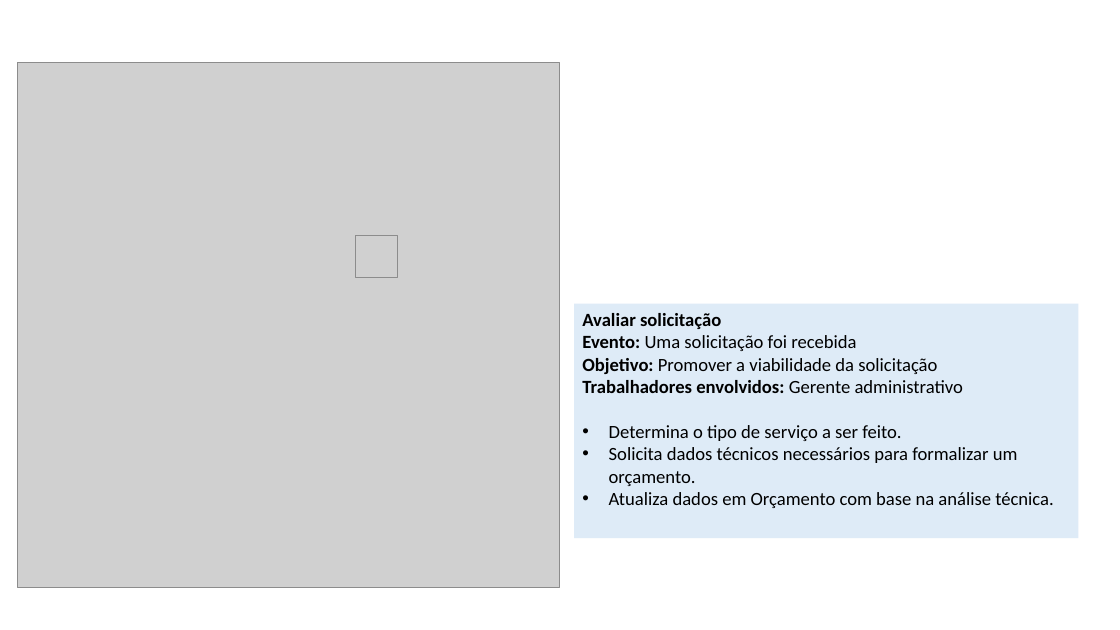
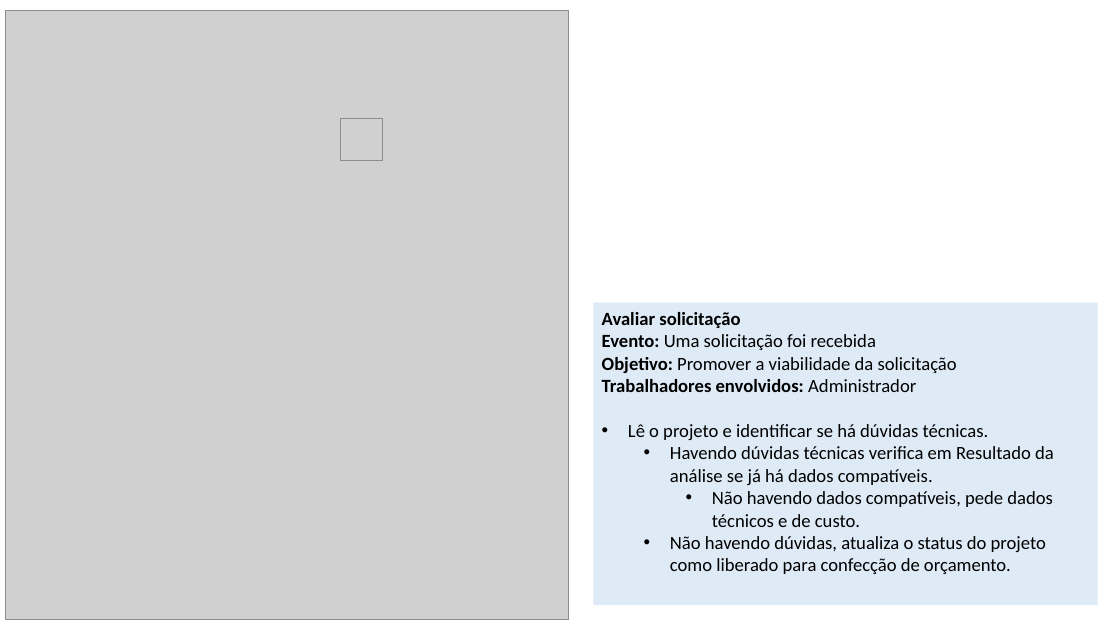
Before and after one commit to somosafsociety/Eng-Soft-EC2A, a slide deck: slide 3 of 18. Descrição dos Processos de Negócio.pptx. Drawn at 1120x630 pixels with LibreOffice and Linux fonts; fonts in the diff are those of the drawing; grey boxes stand for pictures. Boxes give left, top, right and bottom in pixels: in the first picture for what was removed or moved away, otherwise in the second. Text is boxed around its words. In the diff, an @@ line names an element or a change of style, - is before the commit and + after.

Commit message:
Revisões 16/05
Artefato 15 - Completo e revisado
Artefato 16 - Completo e revisado
Artefato 17 - Completo e revisado
Artefato 18 - Revisado até o processo (slide) 16
Artefato 19 - Precisa trocar as figuras de acordo com o artefato 16 (recomendo usar o ppt do 18 para pegar as figuras)

```diff
--- a/18. Descrição dos Processos de Negócio.pptx
+++ b/18. Descrição dos Processos de Negócio.pptx
@@ picture: place and size @@
-picture at <box>18,63,560,587</box>
+picture at <box>5,10,568,619</box>
@@ picture: place and size @@
-picture at <box>355,235,397,277</box>
+picture at <box>341,118,383,160</box>
@@ rectangle "Avaliar solicitação": place and size @@
-rectangle "Avaliar solicitação" at <box>575,303,1079,538</box>
+rectangle "Avaliar solicitação" at <box>593,302,1097,605</box>
@@ text in rectangle at <box>602,379,1054,574</box>: text changed @@
-Trabalhadores envolvidos: Gerente administrativo
-• Determina o tipo de serviço a ser feito.
-• Solicita dados técnicos necessários para formalizar um orçamento.
-• Atualiza dados em Orçamento com base na análise técnica.
+Trabalhadores envolvidos: Administrador
+• Lê o projeto e identificar se há dúvidas técnicas.
+  • Havendo dúvidas técnicas verifica em Resultado da análise se já há dados compatíveis.
+    • Não havendo dados compatíveis, pede dados técnicos e de custo.
+  • Não havendo dúvidas, atualiza o status do projeto como liberado para confecção de orçamento.
```
Also in this commit, not shown: 32 other slides changed, 6 other files.
